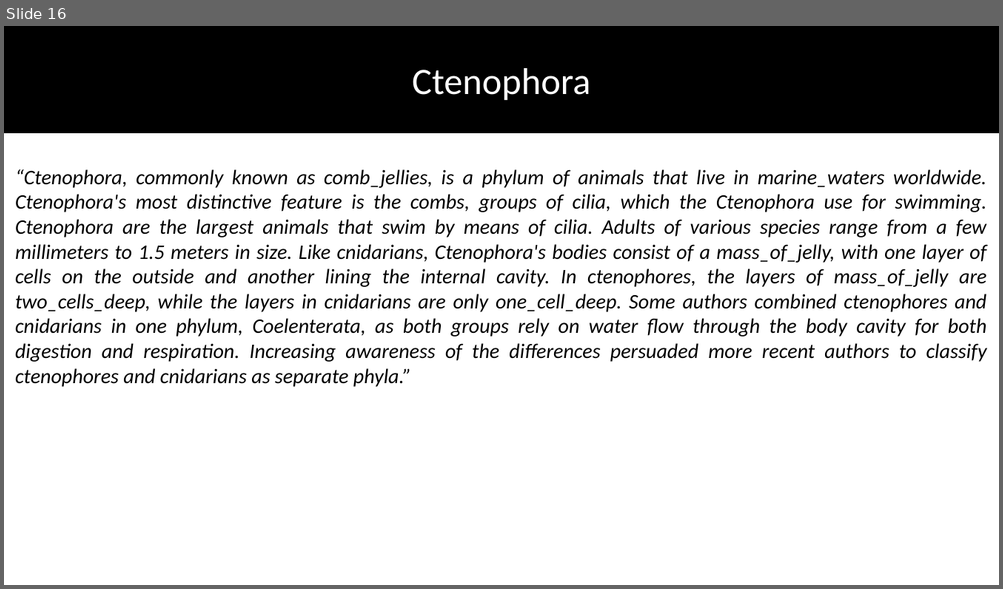
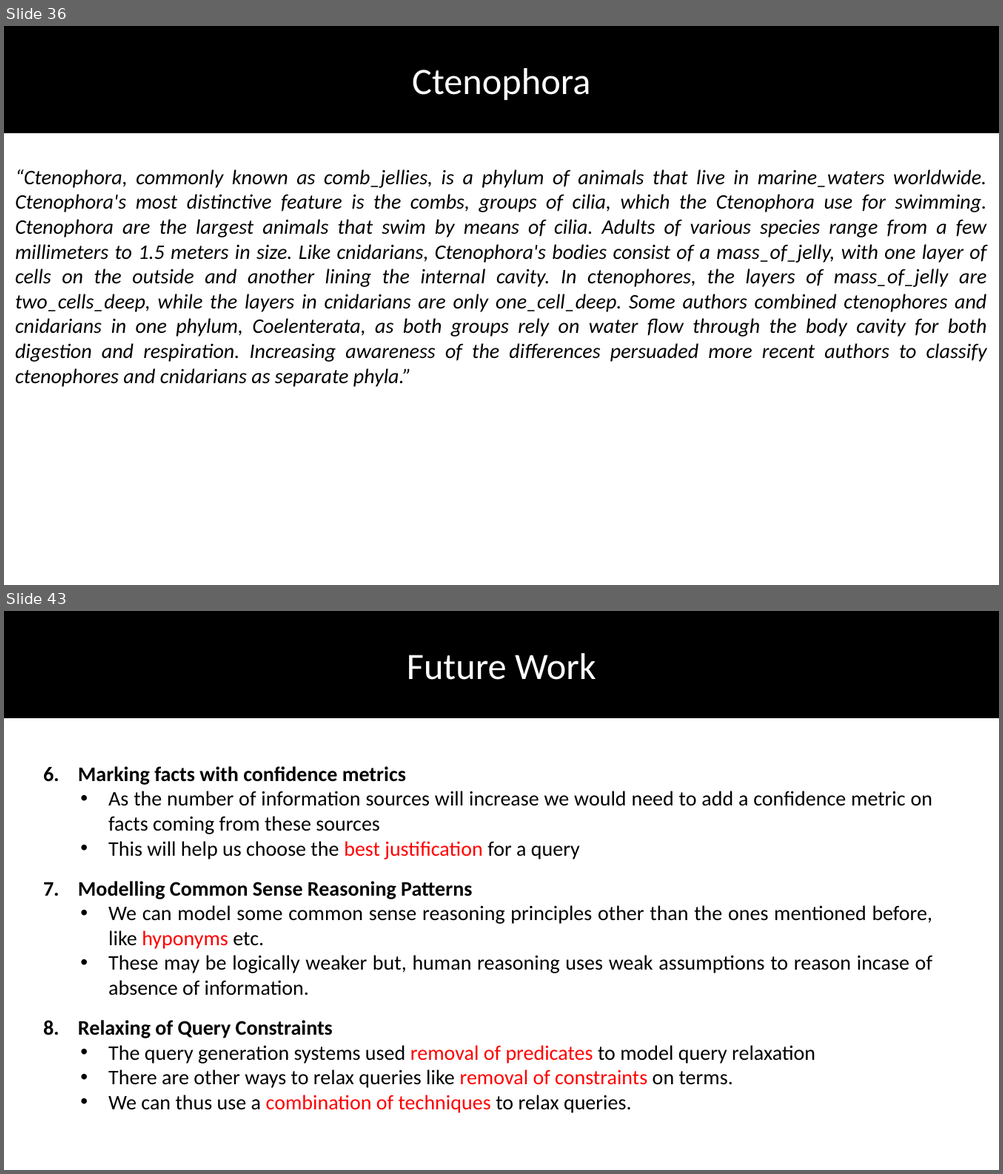
Before and after one commit to DhruvaPendharkar/thesis-project, a slide deck: Notes/ThesisPresentation.pptx. Shown one above the other, each under a label of ours: slide 16 before the commit, slides 36 and 43 after it; the slides between them are not shown. The pictures are 1003x589 and 1003x1174 pixels, drawn with LibreOffice and Linux fonts; fonts in the diff are those of the drawing. Boxes give left, top, right and bottom in pixels: in the first picture for what was removed or moved away, otherwise in the second. Text is boxed around its words. In the diff, an @@ line names an element or a change of style, - is before the commit and + after.

Commit message:
Adding Future Work and Contributions

```diff
--- a/Notes/ThesisPresentation.pptx
+++ b/Notes/ThesisPresentation.pptx
@@ slide 43 added at bbox=[4, 611, 999, 1170], background #FFFFFF @@
@@ rectangle added at bbox=[4, 611, 999, 718], fill #000000, outline #000000 1 pt @@
@@ text added at bbox=[407, 653, 596, 680], 36 pt, text #FFFFFF @@
+Future Work
@@ text added at bbox=[43, 766, 933, 860], 20 pt, text #000000 @@
+6. Marking facts with confidence metrics
+  • As the number of information sources will increase we would need to add a confidence metric on facts coming from these sources
+  • This will help us choose the best justification for a query
@@ text added at bbox=[43, 881, 933, 996], 20 pt, text #000000 @@
+7. Modelling Common Sense Reasoning Patterns
+  • We can model some common sense reasoning principles other than the ones mentioned before, like hyponyms etc.
+  • These may be logically weaker but, human reasoning uses weak assumptions to reason incase of absence of information.
@@ text added at bbox=[43, 1020, 815, 1113], 20 pt, text #000000 @@
+8. Relaxing of Query Constraints
+  • The query generation systems used removal of predicates to model query relaxation
+  • There are other ways to relax queries like removal of constraints on terms.
+  • We can thus use a combination of techniques to relax queries.
@@ what was slide 16 is now slide 36 @@
```
Also in this commit, not shown: 2 slides changed, 12 other slides added.
